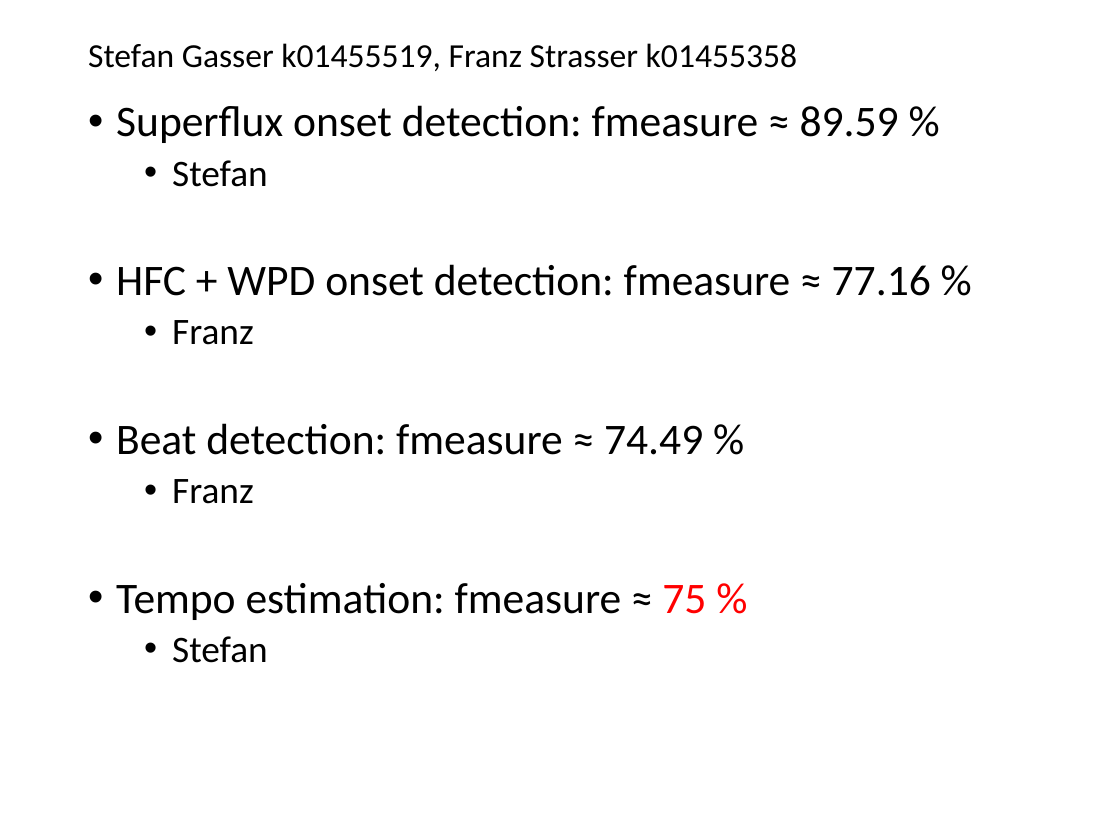
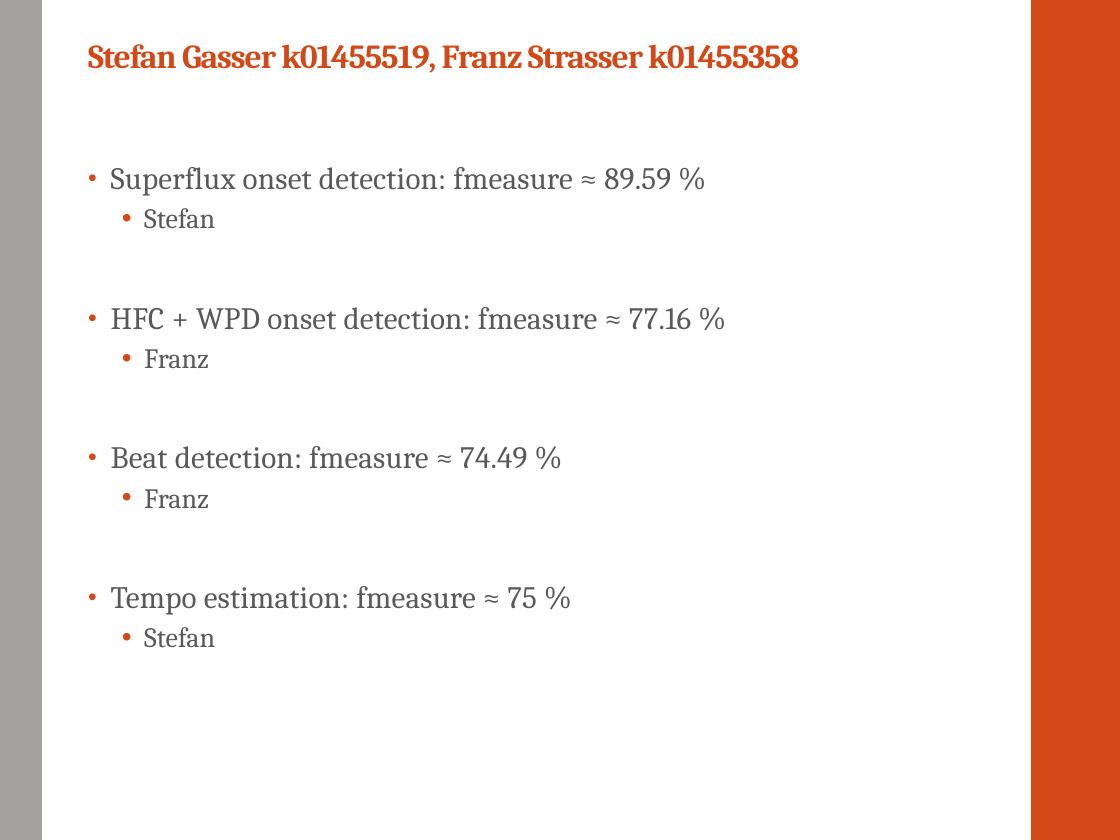
Before and after one commit to stgasser/AMP2017, a slide deck: slide 1 of doc/Slide.pptx. Drawn at 1120x840 pixels with LibreOffice and Linux fonts; fonts in the diff are those of the drawing. Boxes give left, top, right and bottom in pixels: in the first picture for what was removed or moved away, otherwise in the second. Text is boxed around its words. In the diff, an @@ line names an element or a change of style, - is before the commit and + after.

Commit message:
added my desc and changed slide a bit -SG

```diff
--- a/doc/Slide.pptx
+++ b/doc/Slide.pptx
@@ rectangle added at bbox=[0, 0, 43, 840], fill #A6A1A1 @@
@@ rectangle added at bbox=[1032, 0, 1120, 840], fill #D34817 @@
@@ title "Stefan Gasser k01455519, Franz Strasser ..." at bbox=[88, 44, 799, 73]: font Calibri to Cambria, text colour #000000 to #D34817, letter spacing 0 to -0.7 pt, bold on; vertical alignment middle to bottom @@
@@ text "Superflux onset detection: fmeasure ≈ ..." at bbox=[111, 167, 691, 648]: size 28 to 20 pt, letter spacing 0 to 0.1 pt in "Superflux onset detection: fmeasure ≈ 89.59 %", "HFC + WPD onset detection: fmeasure ≈ ...", "Beat detection: fmeasure ≈ 74.49 %", "Tempo estimation: fmeasure ≈ 75 %"; font Calibri to Cambria, text colour #000000 to #595959; size 24 to 18 pt in "Stefan", "Franz", "Franz", "Stefan"; text colour #FF0000 to #595959 in "75 %"; indent changed; line spacing 0.9 to 0.95; more space between paragraphs @@
```
Also in this commit, not shown: 1 other file.
